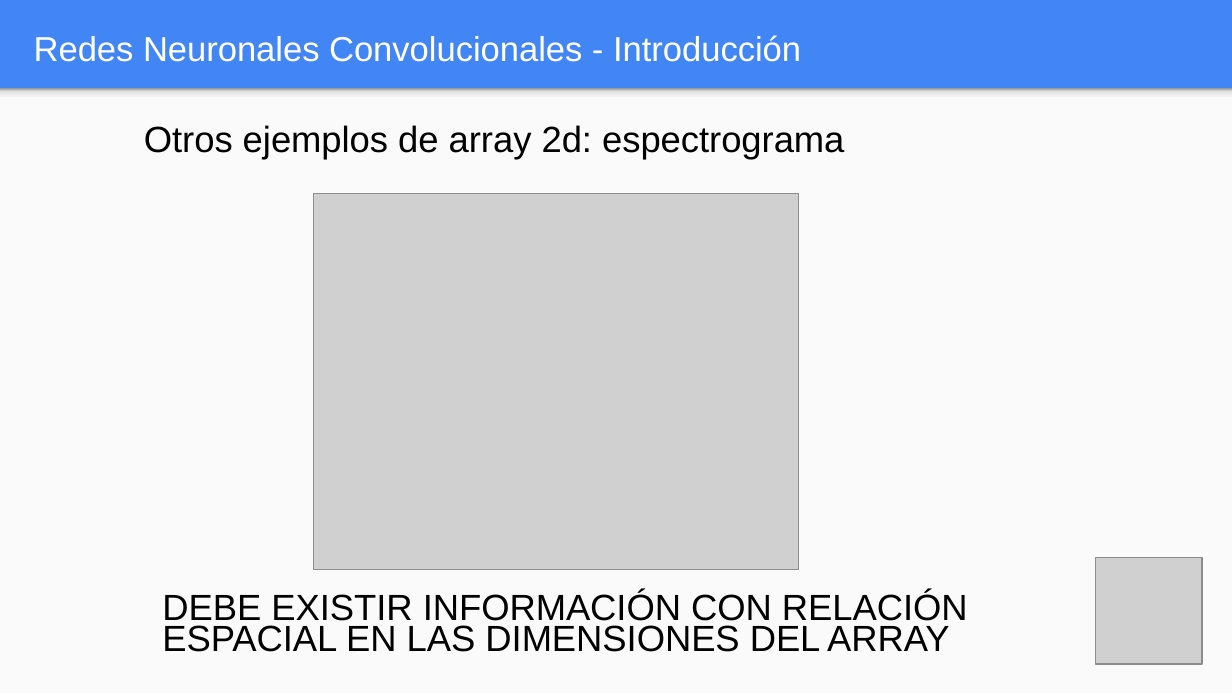
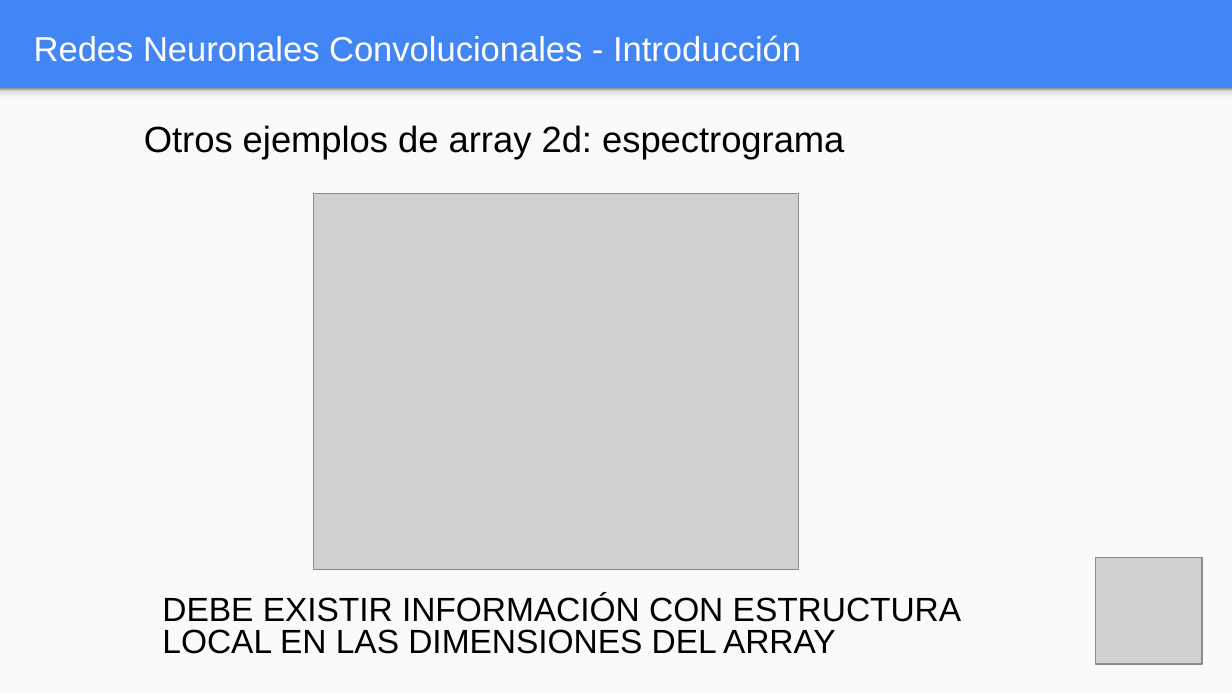
Before and after one commit to FIUBA-Posgrado-Inteligencia-Artificial/aprendizaje_profundo, a slide deck: slide 5 of clase_5/teoria/Clase_5.pptx. Drawn at 1232x693 pixels with LibreOffice and Linux fonts; fonts in the diff are those of the drawing; grey boxes stand for pictures. Boxes give left, top, right and bottom in pixels: in the first picture for what was removed or moved away, otherwise in the second. Text is boxed around its words. In the diff, an @@ line names an element or a change of style, - is before the commit and + after.

```diff
--- a/clase_5/teoria/Clase_5.pptx
+++ b/clase_5/teoria/Clase_5.pptx
@@ text at (x1=162, y1=594, x2=962, y2=654): text changed; size 21.3 to 19.6 pt @@
-DEBE EXISTIR INFORMACIÓN CON RELACIÓN ESPACIAL EN LAS DIMENSIONES DEL ARRAY
+DEBE EXISTIR INFORMACIÓN CON ESTRUCTURA LOCAL EN LAS DIMENSIONES DEL ARRAY
```
Also in this commit, not shown: 2 other slides changed, 1 other file.
